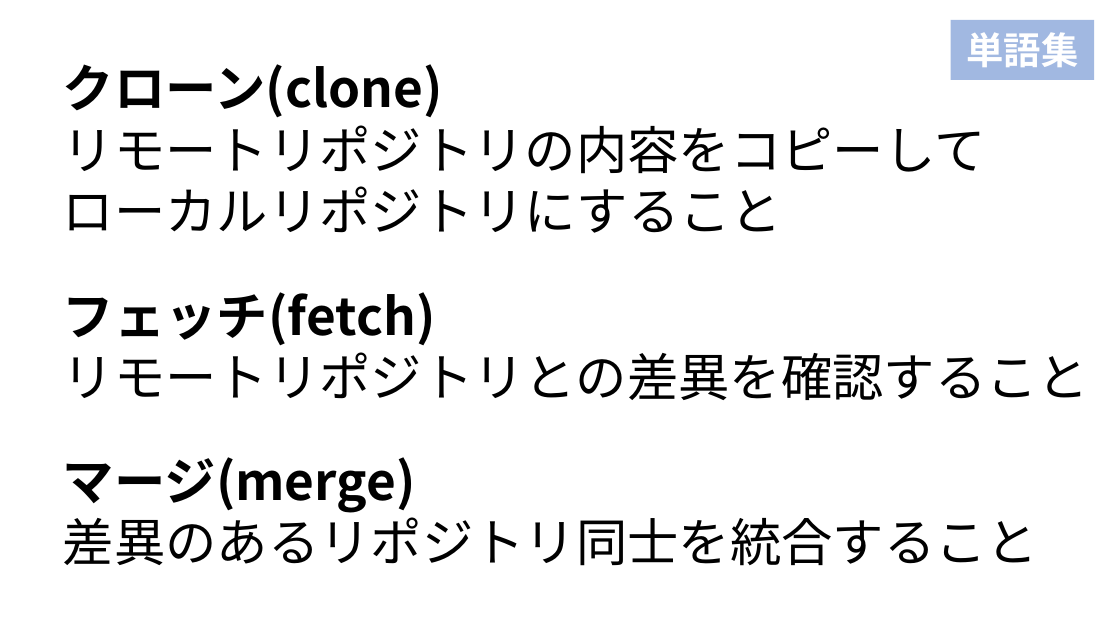
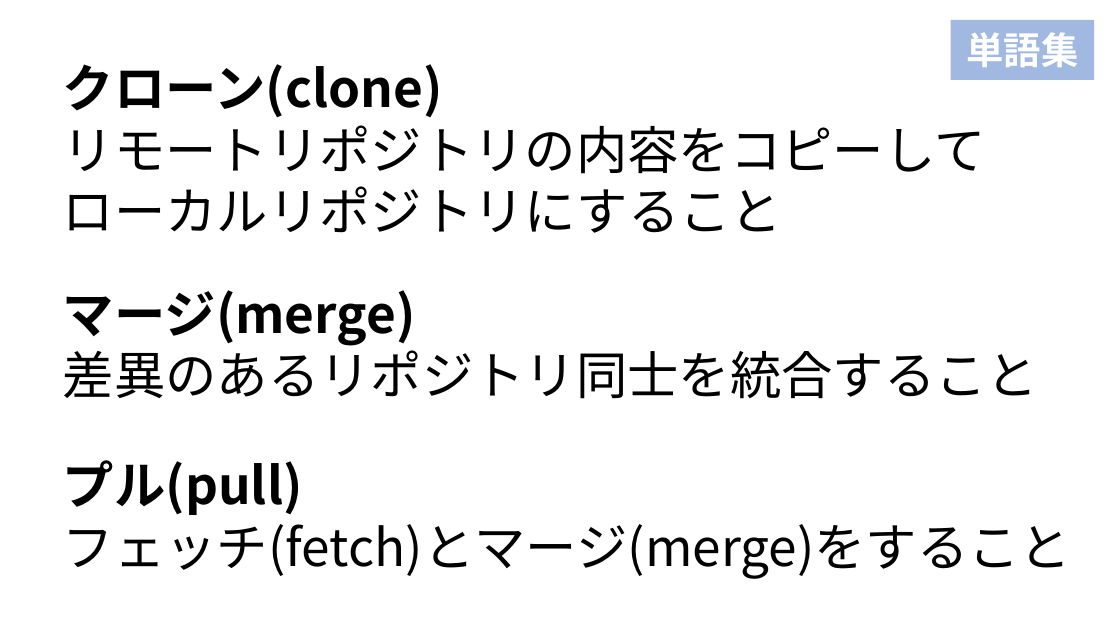
Before and after one commit to syalpon/master, a slide deck: slide 21 of git.pptx (slide 18 before the commit). Drawn at 1120x630 pixels with LibreOffice and Linux fonts; fonts in the diff are those of the drawing. Boxes give left, top, right and bottom in pixels: in the first picture for what was removed or moved away, otherwise in the second. Text is boxed around its words. In the diff, an @@ line names an element or a change of style, - is before the commit and + after.

```diff
--- a/git.pptx
+++ b/git.pptx
@@ text "マージ(merge)": place and size @@
-text "マージ(merge)" at bbox=[63, 457, 1038, 566]
+text "マージ(merge)" at bbox=[63, 290, 1038, 399]
@@ text at bbox=[63, 460, 1071, 579]: text changed @@
-フェッチ(fetch)
-リモートリポジトリとの差異を確認すること
+プル(pull)
+フェッチ(fetch)とマージ(merge)をすること
```
Also in this commit, not shown: 5 other slides changed, 5 slides added.
